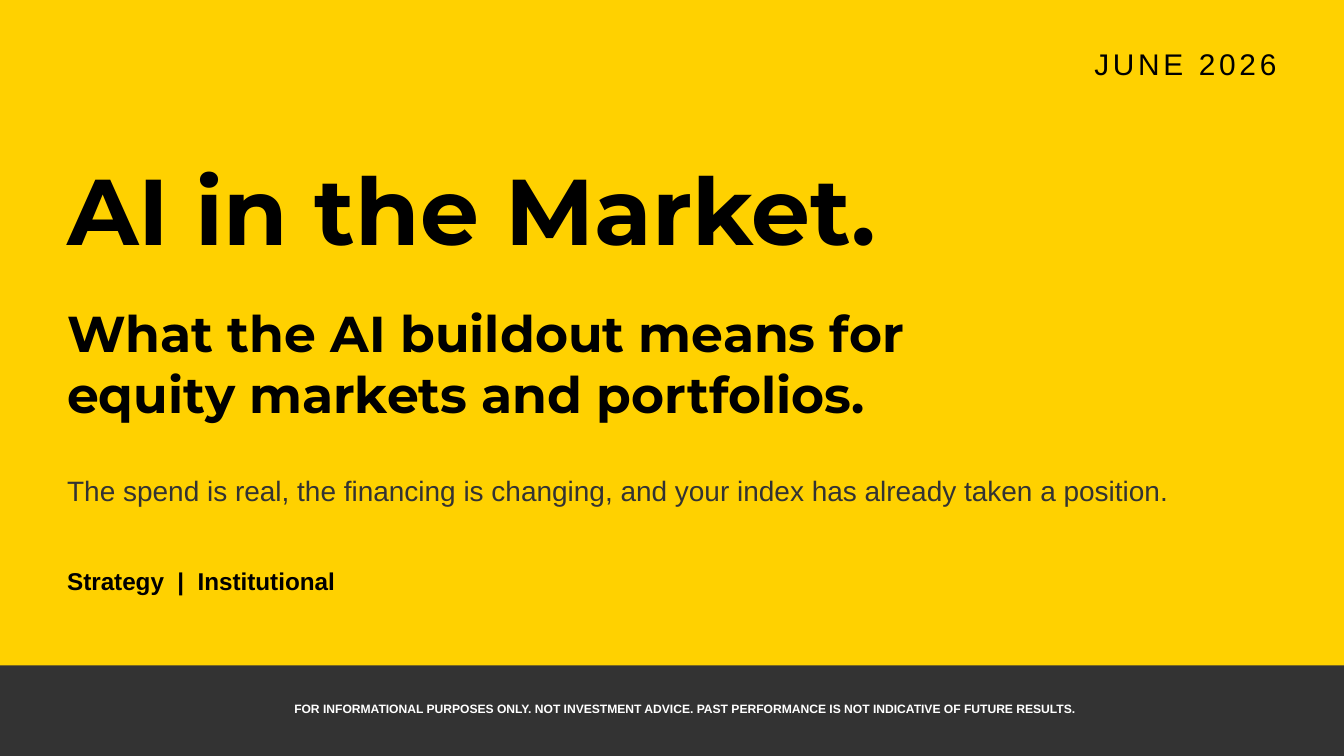
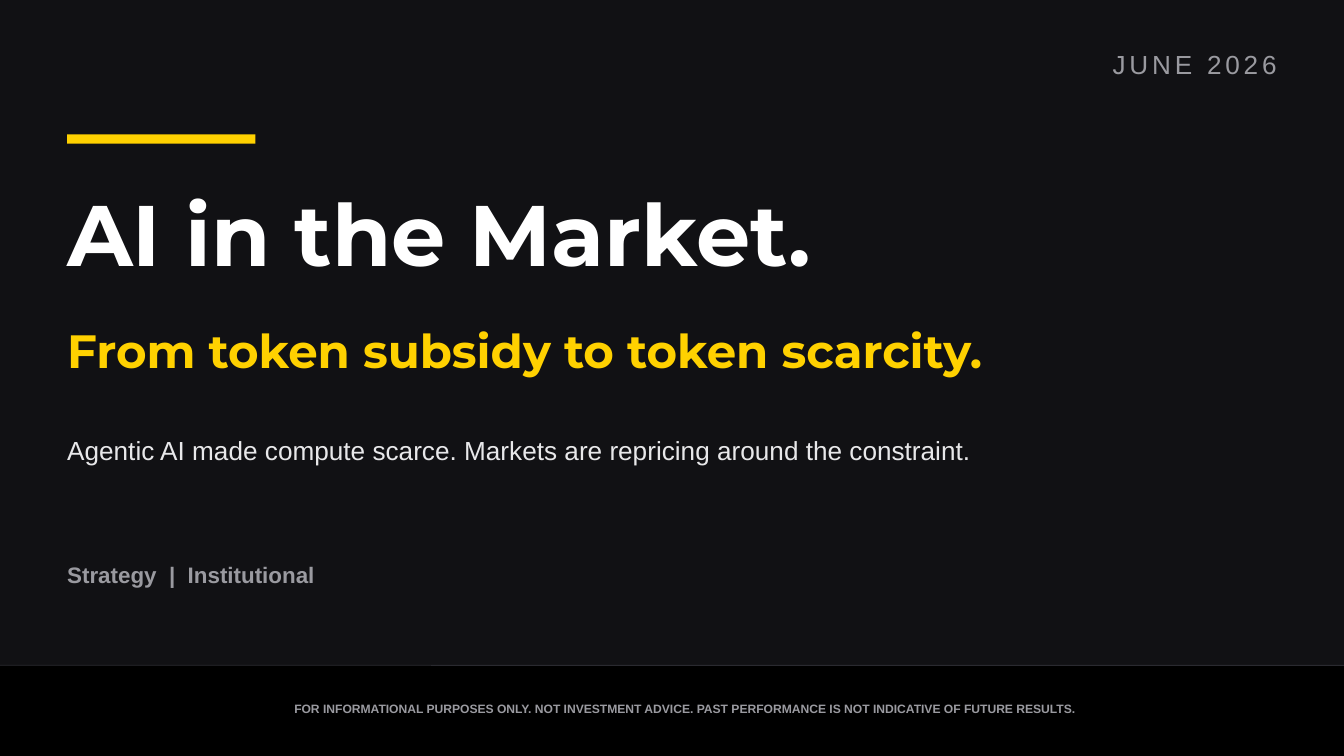
Before and after one commit to samuelcmcclellan-cell/ai-markets-deck, a slide deck: slide 1 of ai-markets-deck.pptx. Drawn at 1344x756 pixels with LibreOffice and Linux fonts; fonts in the diff are those of the drawing. Boxes give left, top, right and bottom in pixels: in the first picture for what was removed or moved away, otherwise in the second. Text is boxed around its words. In the diff, an @@ line names an element or a change of style, - is before the commit and + after.

```diff
--- a/ai-markets-deck.pptx
+++ b/ai-markets-deck.pptx
@@ background #FFD100 to #111114 @@
@@ text "JUNE 2026" at [1113, 56, 1276, 74]: size 16 to 14 pt, text colour #000000 to #9A9AA0 @@
@@ rectangle added at [67, 134, 255, 144], fill #FFD100 @@
@@ text "AI in the Market.": place and size @@
-text "AI in the Market." at [67, 171, 876, 246]
+text "AI in the Market." at [67, 198, 811, 267]
@@ text "AI in the Market." at [67, 198, 811, 267]: size 50 to 46 pt, text colour #000000 to #FFFFFF @@
@@ text removed at [67, 312, 904, 423] @@
-What the AI buildout means for
-equity markets and portfolios.
@@ text added at [67, 331, 983, 378], 25 pt, text #FFD100, bold @@
+From token subsidy to token scarcity.
@@ text added at [67, 441, 970, 466], 14 pt, text #E8E8EA @@
+Agentic AI made compute scarce. Markets are repricing around the constraint.
@@ text removed at [67, 480, 1168, 506] @@
-The spend is real, the financing is changing, and your index has already taken a position.
@@ text "Strategy | Institutional" at [67, 567, 315, 588]: size 13 to 12 pt, text colour #000000 to #9A9AA0 @@
@@ rectangle at [0, 665, 1344, 756]: fill #333333 to #000000 @@
@@ line added from (0, 665) to (1344, 665), #2A2A30 0.5 pt @@
@@ text "FOR INFORMATIONAL PURPOSES ONLY. NOT ..." at [294, 704, 1075, 713]: text colour #FFFFFF to #9A9AA0 @@
```
Also in this commit, not shown: 9 other slides changed, 10 slides added, 5 slides removed, 24 other files.
